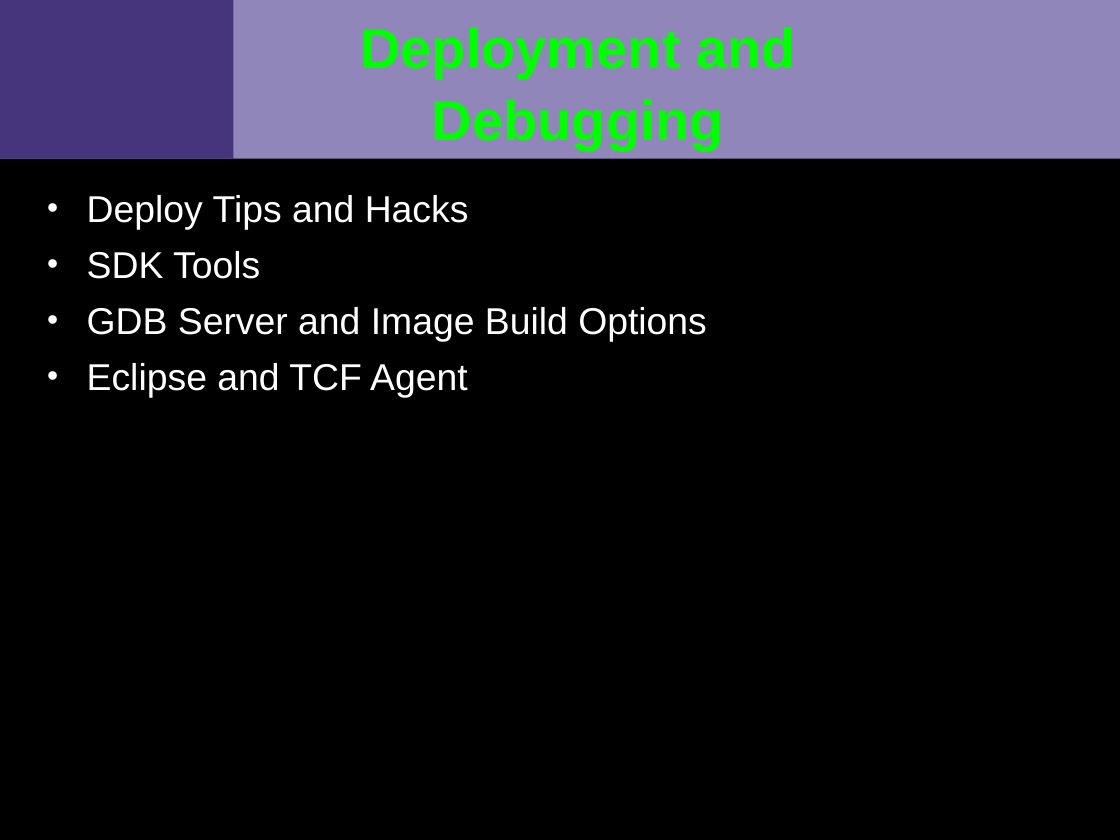
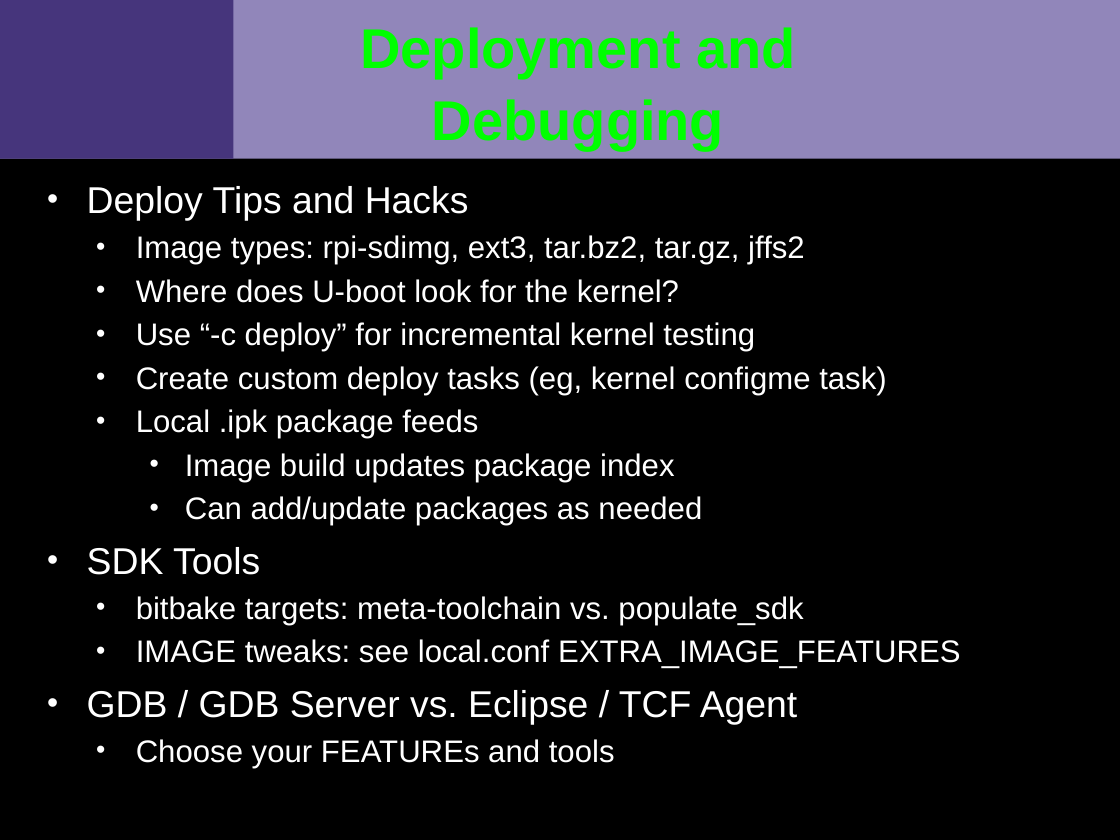
Before and after one commit to VCTLabs/scale13x-presentations, a slide deck: slide 11 of yocto_scale_handout.odp. Drawn at 1120x840 pixels with LibreOffice and Linux fonts; fonts in the diff are those of the drawing; background and template pictures are left out. Boxes give left, top, right and bottom in pixels: in the first picture for what was removed or moved away, otherwise in the second. Text is boxed around its words. In the diff, an @@ line names an element or a change of style, - is before the commit and + after.

```diff
--- a/yocto_scale_handout.odp
+++ b/yocto_scale_handout.odp
@@ text "Deploy Tips and Hacks": place and size @@
-text "Deploy Tips and Hacks" at [87, 195, 707, 398]
+text "Deploy Tips and Hacks" at [87, 186, 961, 768]
@@ text at [136, 235, 886, 526]: paragraphs added @@
+  • Image types: rpi-sdimg, ext3, tar.bz2, tar.gz, jffs2
+  • Where does U-boot look for the kernel?
+  • Use “-c deploy” for incremental kernel testing
+  • Create custom deploy tasks (eg, kernel configme task)
+  • Local .ipk package feeds
+    • Image build updates package index
+    • Can add/update packages as needed
@@ text at [87, 596, 961, 768]: text changed; size 24 to 20 pt @@
-• GDB Server and Image Build Options
-• Eclipse and TCF Agent
+  • bitbake targets: meta-toolchain vs. populate_sdk
+  • IMAGE tweaks: see local.conf EXTRA_IMAGE_FEATURES
+• GDB / GDB Server vs. Eclipse / TCF Agent
+  • Choose your FEATUREs and tools
```
Also in this commit, not shown: 10 other slides changed.
